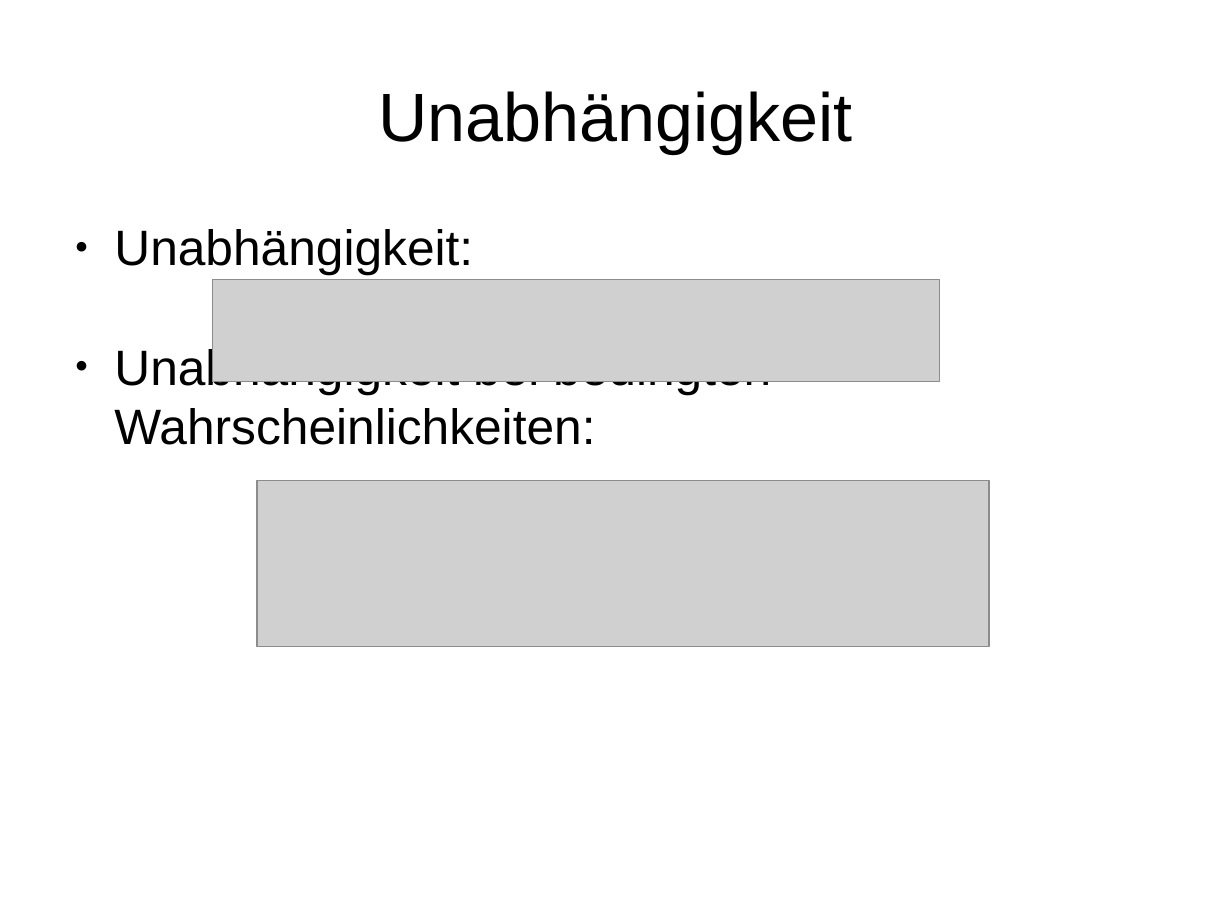
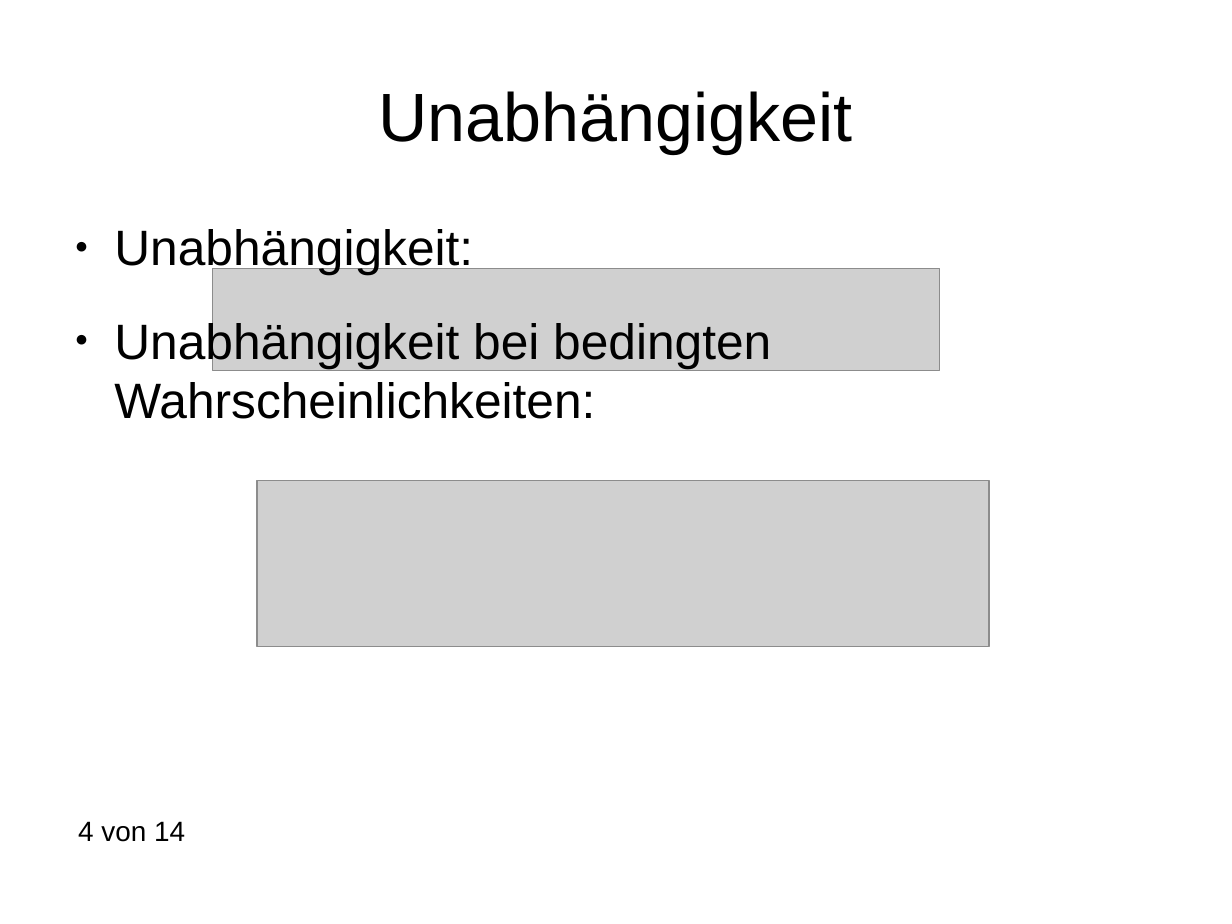
Before and after one commit to davidReward/robotik, a slide deck: slide 4 of praesi.pptx. Drawn at 1232x924 pixels with LibreOffice and Linux fonts; fonts in the diff are those of the drawing; grey boxes stand for pictures. Boxes give left, top, right and bottom in pixels: in the first picture for what was removed or moved away, otherwise in the second. Text is boxed around its words. In the diff, an @@ line names an element or a change of style, - is before the commit and + after.

```diff
--- a/praesi.pptx
+++ b/praesi.pptx
@@ text "Unabhängigkeit:" rewrapped from bbox=[114, 229, 771, 445] to bbox=[114, 229, 771, 419] @@
@@ picture: place and size @@
-picture at bbox=[212, 279, 940, 382]
+picture at bbox=[212, 268, 940, 371]
@@ page number added at bbox=[78, 821, 185, 842], 18 pt, text #000000 @@
+4 von 14
```
Also in this commit, not shown: 13 other slides changed.
